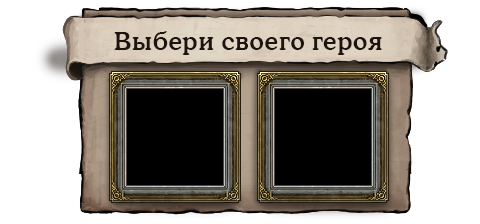
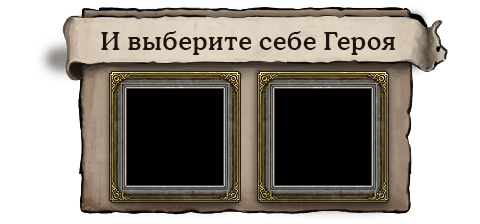
Revision of a layered 480 × 224 image; what changed, layer by layer:
renamed "Выбери своего героя" to "И выберите себе Героя", painted on it over (x1=101, y1=31, x2=396, y2=55)
